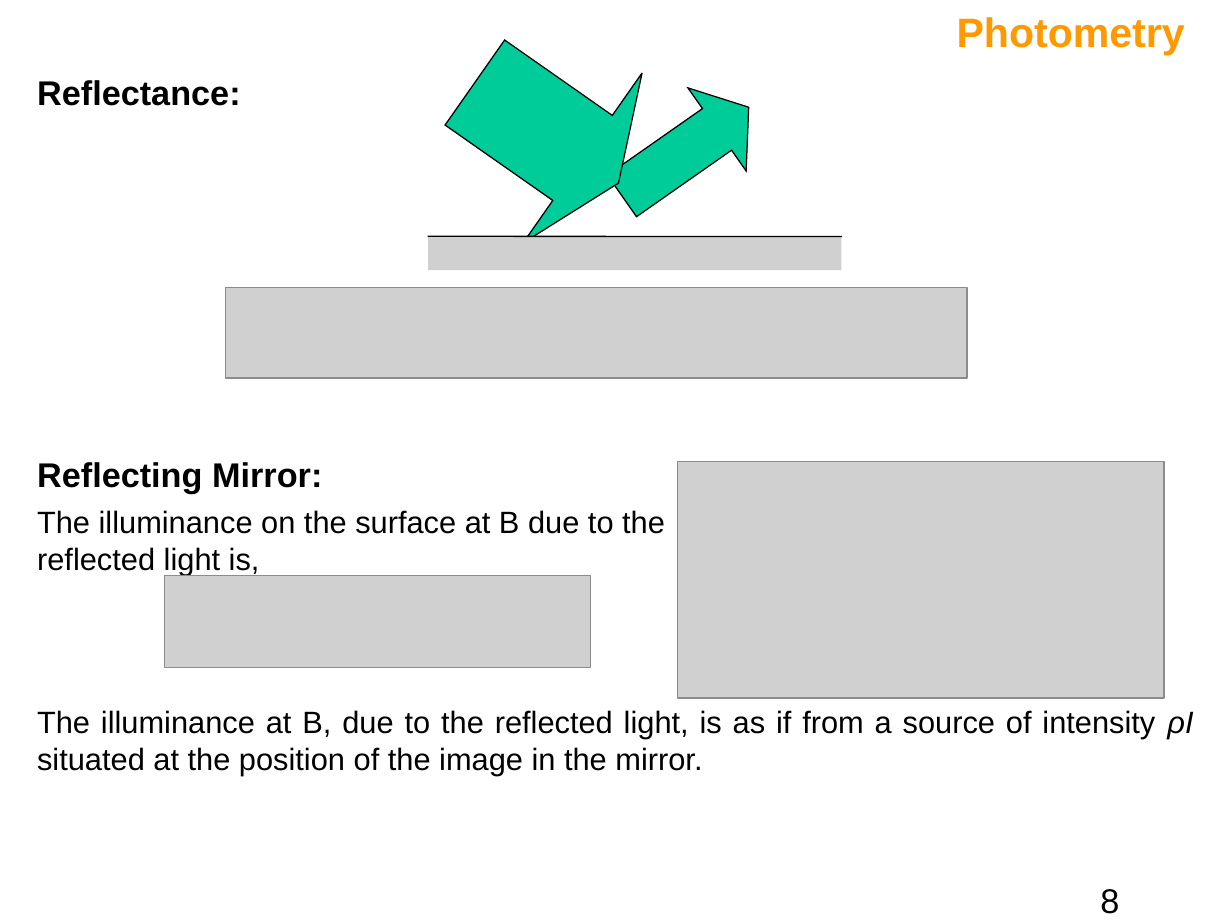
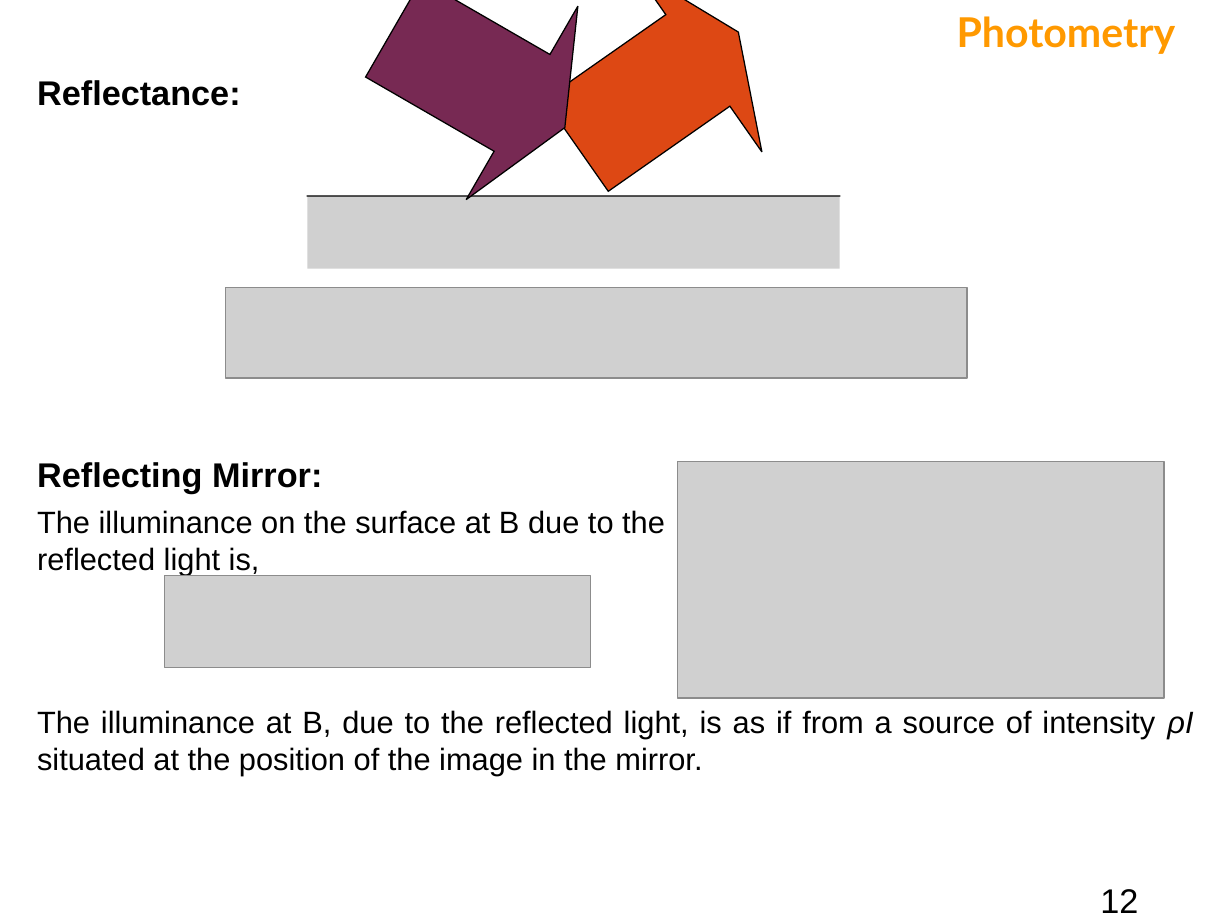
Before and after one commit to bagustris/TeknikOptik, a slide deck: slide 12 of slide/Fotometri.ppt (slide 8 before the commit). Drawn at 1232x924 pixels with LibreOffice and Linux fonts; fonts in the diff are those of the drawing; grey boxes stand for pictures. Boxes give left, top, right and bottom in pixels: in the first picture for what was removed or moved away, otherwise in the second. Text is boxed around its words. In the diff, an @@ line names an element or a change of style, - is before the commit and + after.

```diff
--- a/slide/Fotometri.ppt
+++ b/slide/Fotometri.ppt
@@ up arrow added at (337,0,620,224), fill #772953, outline #000000 0.74 pt @@
@@ down arrow removed at (415,0,677,268) @@
@@ up arrow added at (512,0,802,238), fill #DD4814, outline #000000 0.74 pt @@
@@ text "Photometry" at (957,16,1176,54): font Arial to Lato @@
@@ up arrow removed at (592,66,778,237) @@
@@ picture: place and size @@
-picture at (429,237,841,271)
+picture at (307,196,839,269)
@@ line moved from (429, 237) - (841, 237) to (307, 196) - (840, 196) @@
@@ page number at (1100,889,1138,913): text changed @@
-8
+12
```
Also in this commit, not shown: 16 other slides changed, 7 slides added, 3 other files.
